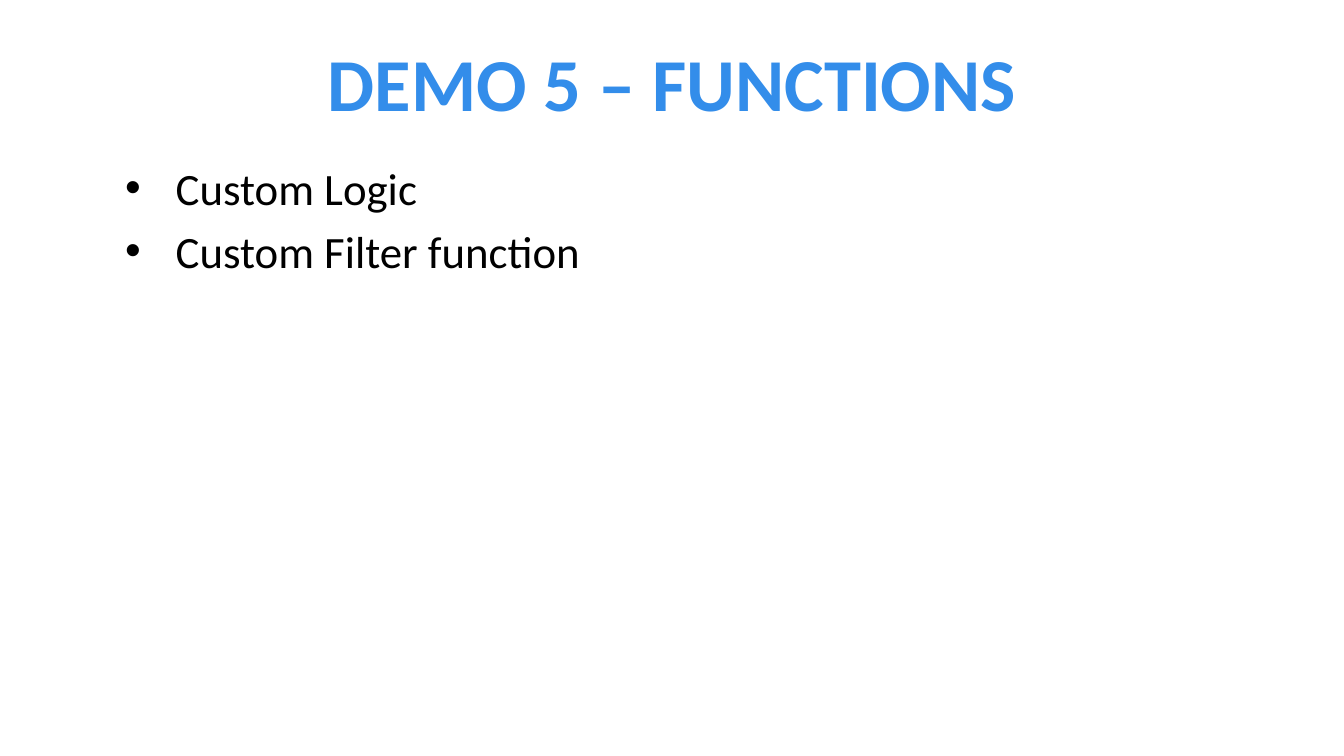
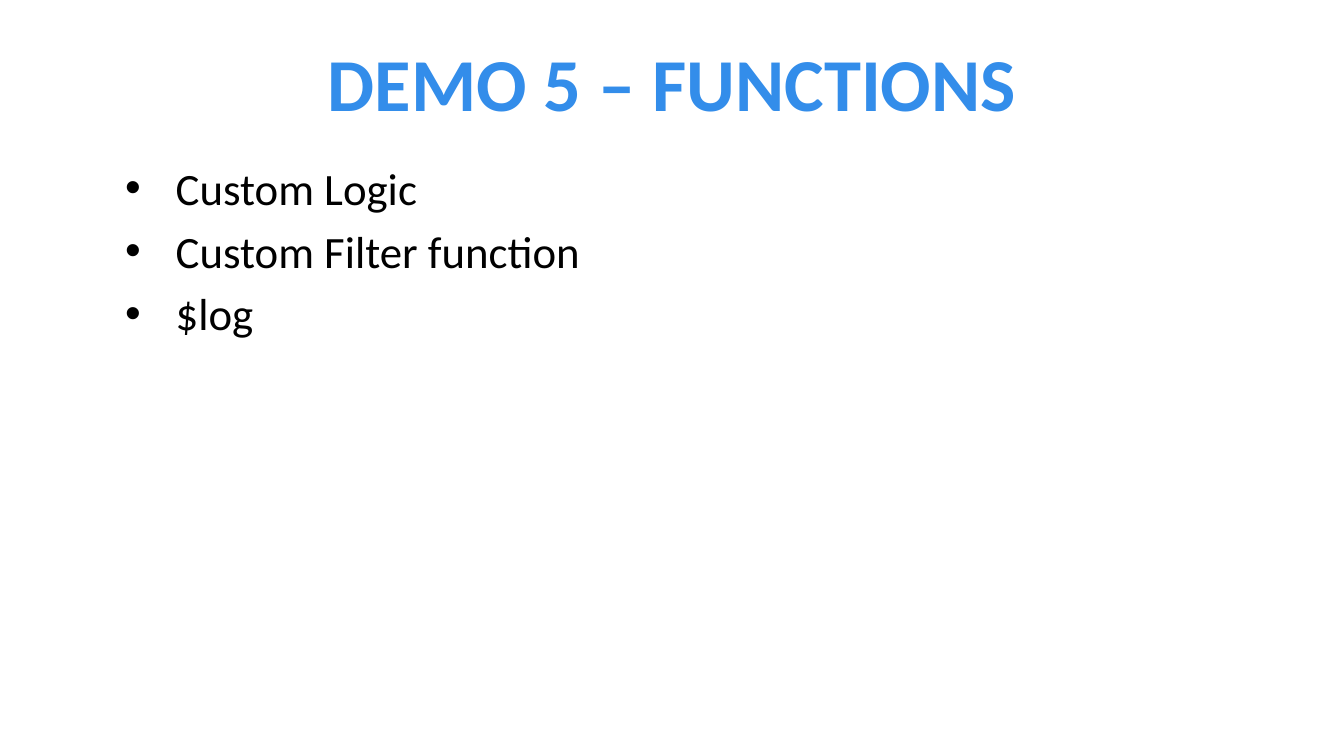
Before and after one commit to jptacek/JPtacek.com, a slide deck: slide 11 of src/documents/2014/05/maddotnet-ug-presentation/AngularJS.pptx (slide 10 before the commit). Drawn at 1344x756 pixels with LibreOffice and Linux fonts; fonts in the diff are those of the drawing; background and template pictures are left out. Boxes give left, top, right and bottom in pixels: in the first picture for what was removed or moved away, otherwise in the second. Text is boxed around its words. In the diff, an @@ line names an element or a change of style, - is before the commit and + after.

```diff
--- a/src/documents/2014/05/maddotnet-ug-presentation/AngularJS.pptx
+++ b/src/documents/2014/05/maddotnet-ug-presentation/AngularJS.pptx
@@ text at [176,299,254,338]: paragraph added @@
+• $log
```
Also in this commit, not shown: 4 other slides changed, 3 slides added, 1 other file.
